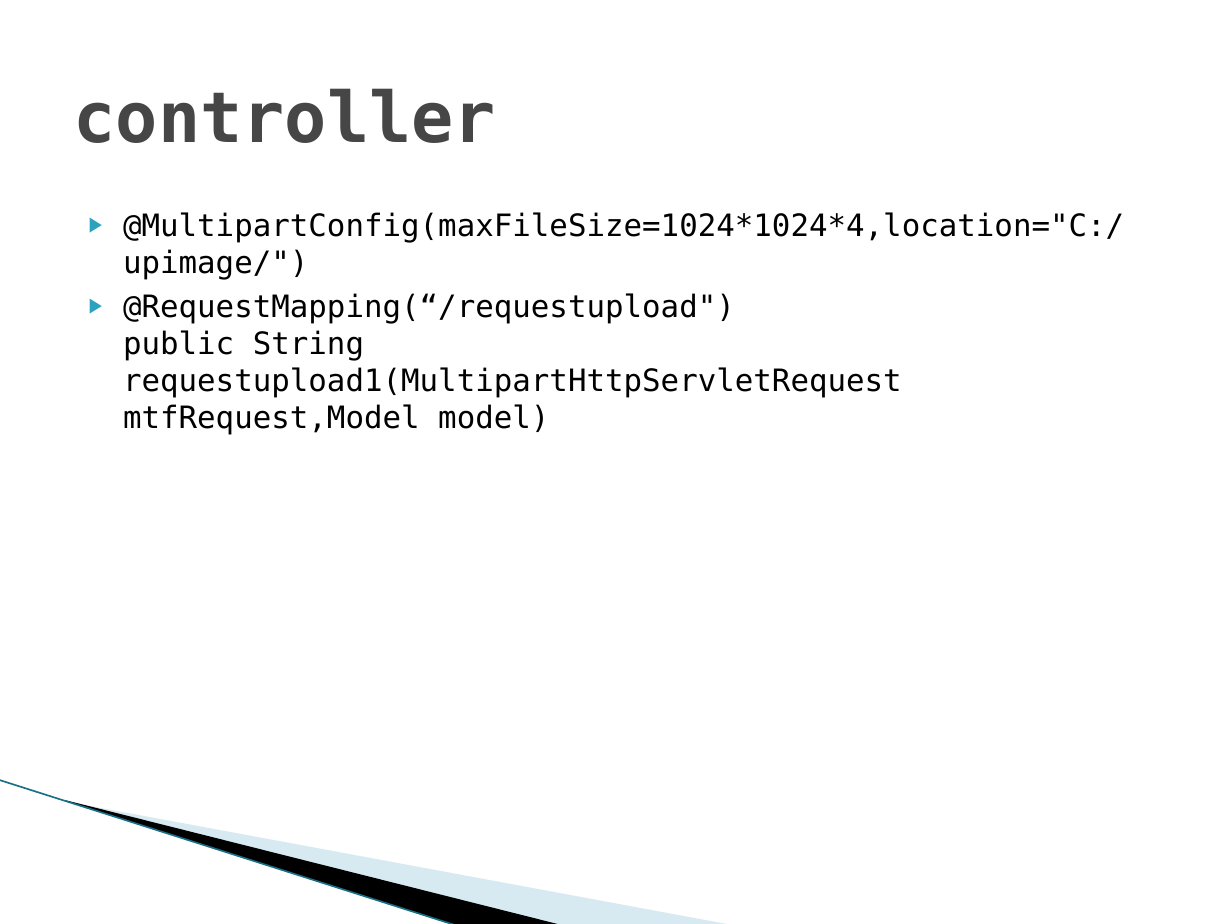
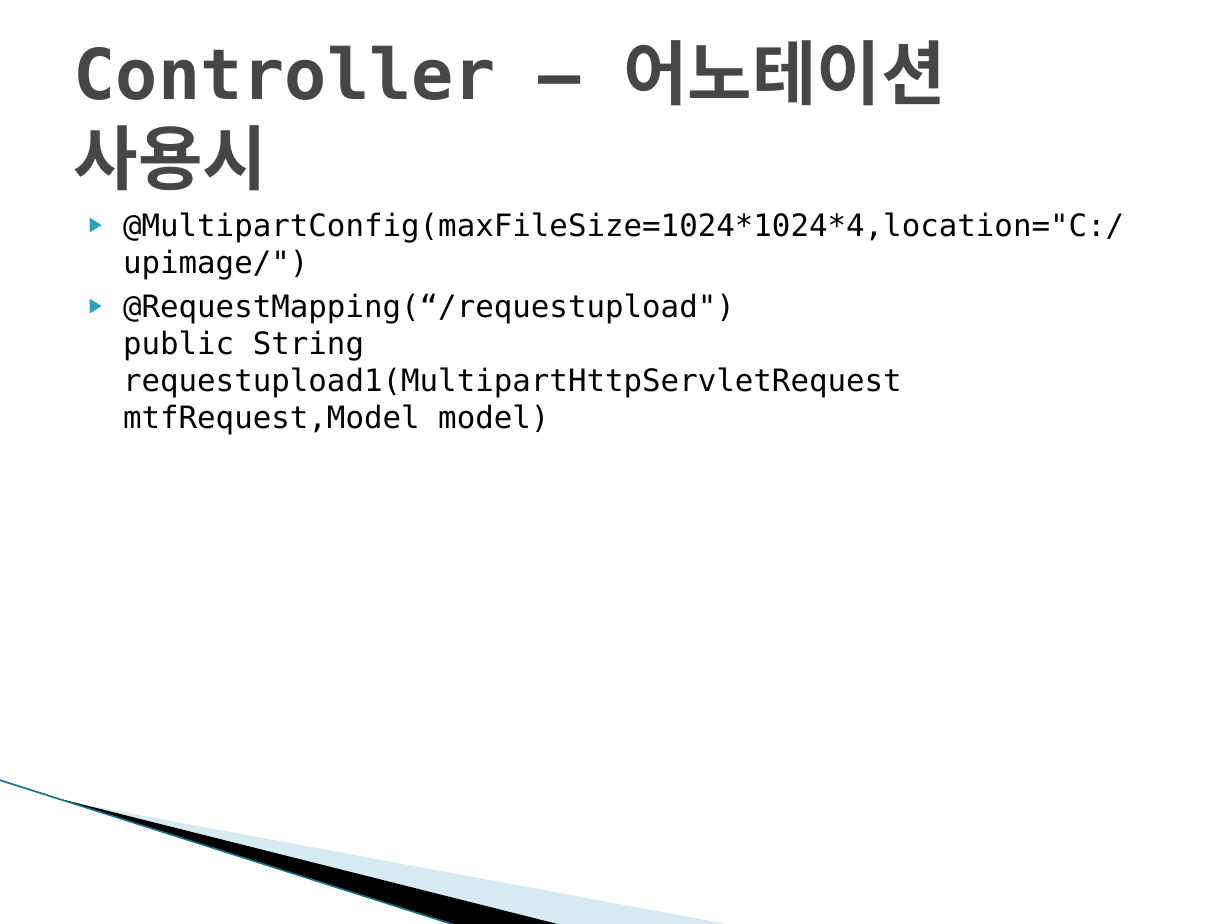
Before and after one commit to kjh8923/Study, a slide deck: slide 5 of spring/Spring upload-download.pptx. Drawn at 1232x924 pixels with LibreOffice and Linux fonts; fonts in the diff are those of the drawing; background and template pictures are left out. Boxes give left, top, right and bottom in pixels: in the first picture for what was removed or moved away, otherwise in the second. Text is boxed around its words. In the diff, an @@ line names an element or a change of style, - is before the commit and + after.

```diff
--- a/spring/Spring upload-download.pptx
+++ b/spring/Spring upload-download.pptx
@@ title at (74,40,946,191): text changed @@
-controller
+Controller – 어노테이션 사용시
```
Also in this commit, not shown: 2 other slides changed, 1 other file.
